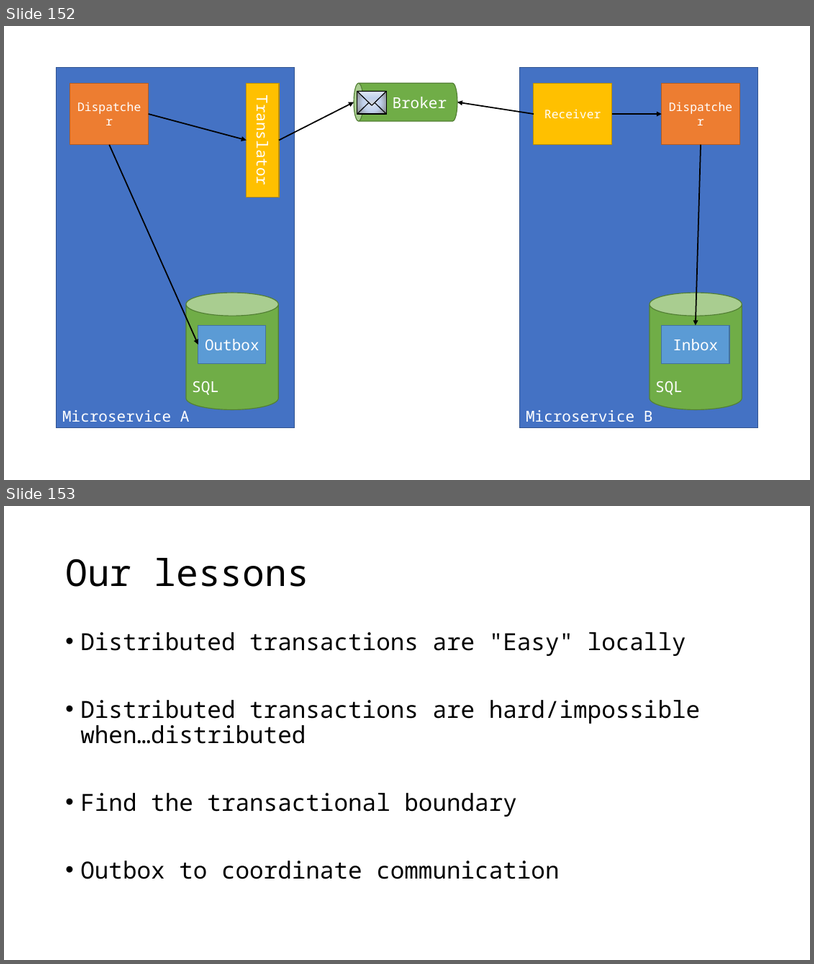
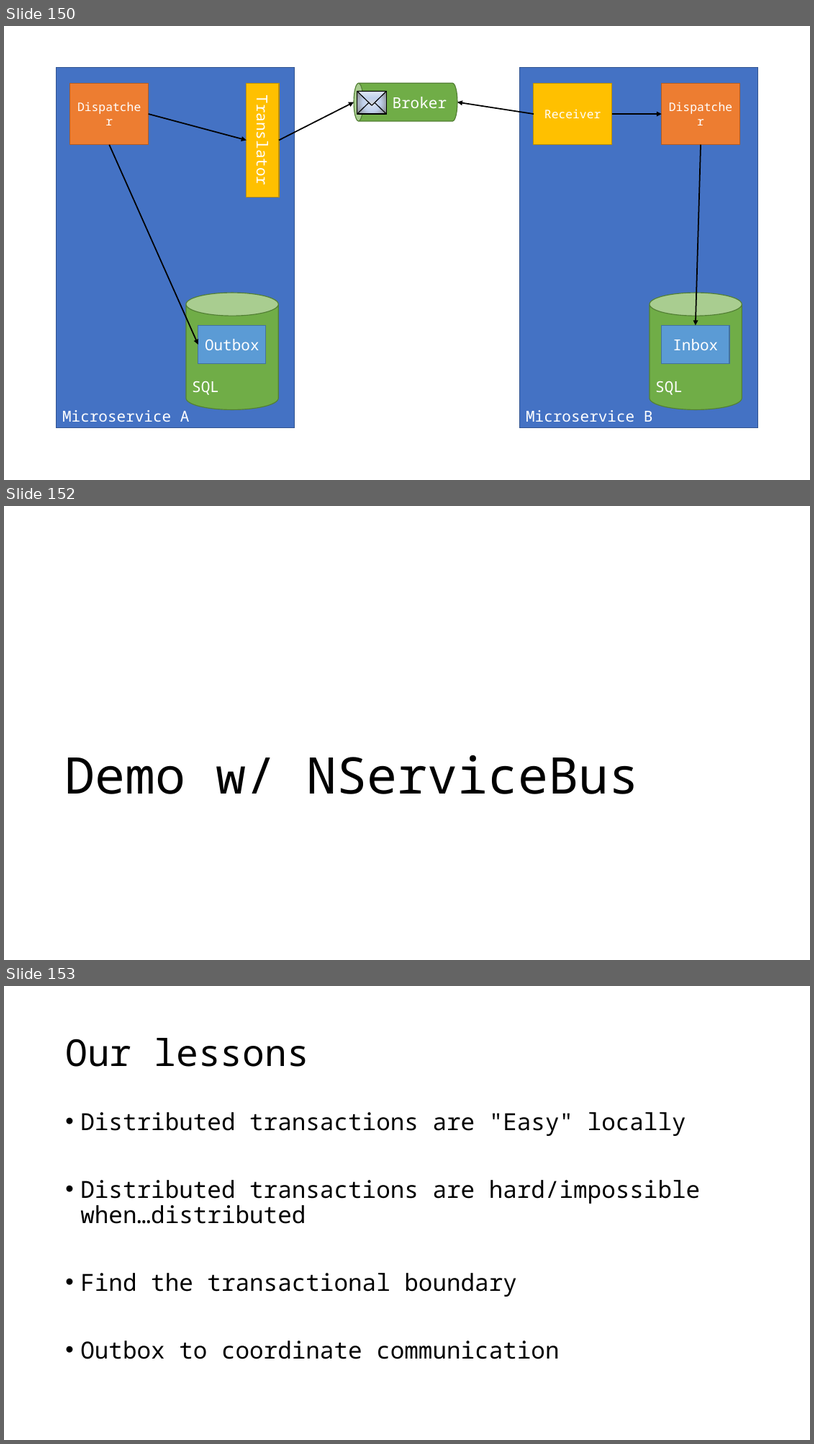
Before and after one commit to jbogard/presentations, a slide deck: LifeBeyondDistributedTransactions/LifeBeyondDistributedTransactions.pptx. Shown one above the other, each under a label of ours: slides 152 and 153 before the commit, slides 150, 152 and 153 after it; the slides between them are not shown. The pictures are 814x964 and 814x1444 pixels, drawn with LibreOffice and Linux fonts; fonts in the diff are those of the drawing. Boxes give left, top, right and bottom in pixels: in the first picture for what was removed or moved away, otherwise in the second. Text is boxed around its words. In the diff, an @@ line names an element or a change of style, - is before the commit and + after.

```diff
--- a/LifeBeyondDistributedTransactions/LifeBeyondDistributedTransactions.pptx
+++ b/LifeBeyondDistributedTransactions/LifeBeyondDistributedTransactions.pptx
@@ slide 152 added at <box>4,506,810,960</box>, background #FFFFFF @@
@@ title added at <box>65,754,640,794</box>, 60 pt, text #000000 @@
+Demo w/ NServiceBus
@@ what was slide 152 is now slide 150 @@
```
Also in this commit, not shown: 1 other slide added, 2 slides removed, 2 other files.
